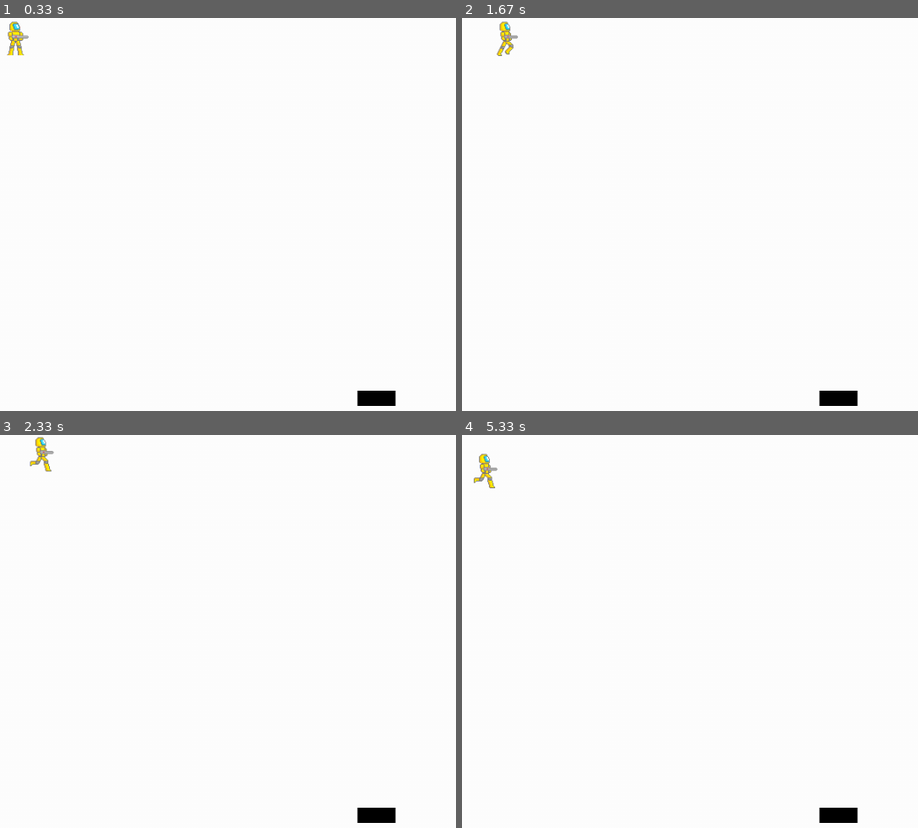
Above: before the commit, frames 1-4 (two rows, left to right).
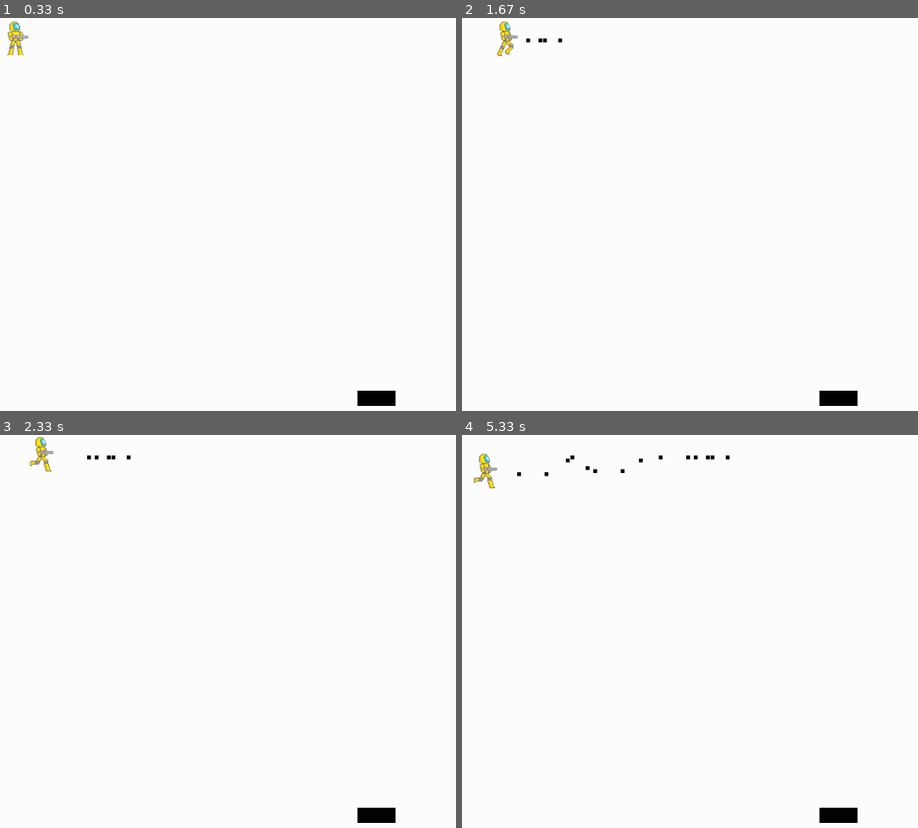
Above: after the commit, the same moments.

Repository: danieldudas91/simple-pygame
Game: pygame game, started from main.py
Same seed, same stepped clock (60 frames per second), same inputs: the game is played once before the commit and once after it.
Inputs:
- Up to frame 1 (0.33 s): no input
- Up to frame 2 (1.67 s): tap Space at 0.33, 0.73, 1.03, 1.23, 1.57 s; hold Right 0.67-1.13 s; hold Up 1.17-1.47 s; hold Right from 1.5 s (still down)
- Up to frame 3 (2.33 s): tap Space at 1.87, 2.07 s; release Right at 1.97 s; hold Left from 2 s (still down)
- Up to frame 4 (5.33 s): tap Space at 2.37, 2.63, 2.97, 3.27, 3.4, 3.8, 4.1, 4.47, 4.87, 5.17 s; release Left at 2.53 s; hold Down 2.57-2.87 s; hold Left 2.9-3.3 s; hold Up 3.33-3.7 s; hold Right 3.73-4.37 s; hold Down 4.4-4.77 s; hold Left 4.8-5.27 s; hold Right from 5.3 s (still down)

Frame 1 is identical in both runs. In frame 2, less than 0.1% of the frame differs, in the area x 14-23%, y 5-7%; in frame 3, less than 0.1%; in frame 4, 0.2%, in the area x 12-59%, y 5-11%.

Commit message:
implement shooting in game loop

Diff:
--- a/main.py
+++ b/main.py
@@ -1,5 +1,5 @@
 import pygame
-from pygame.locals import K_ESCAPE, KEYDOWN
+from pygame.locals import K_ESCAPE, KEYDOWN, K_SPACE
 from models import Player, Wall
 
 
@@ -21,6 +21,7 @@
     all_sprites.add(player)
     all_sprites.add(wall)
     count = 0
+    bullets = []
     images = ["move_1.png", "move_2.png", "move_3.png"]
     while is_running:
         for event in pygame.event.get():
@@ -29,7 +30,10 @@
             if event.type == KEYDOWN:
                 if event.key == K_ESCAPE:
                     is_running = 0
-
+                if event.key == K_SPACE:
+                    bullets.append(player.shoot(all_sprites))
+        for b in bullets:
+            b.move(wall)
         if count >= 3:
             count = 0
             player.set_surf_default()
